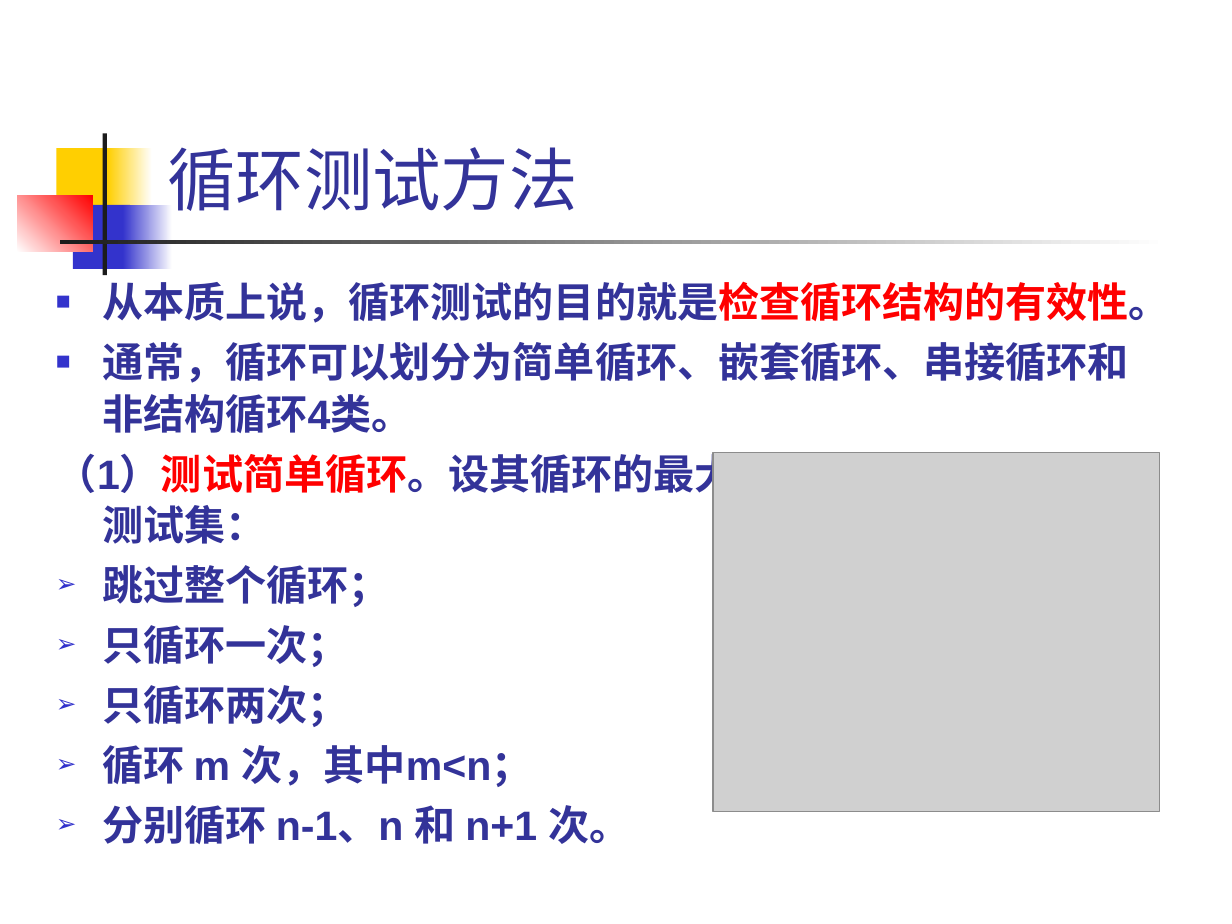
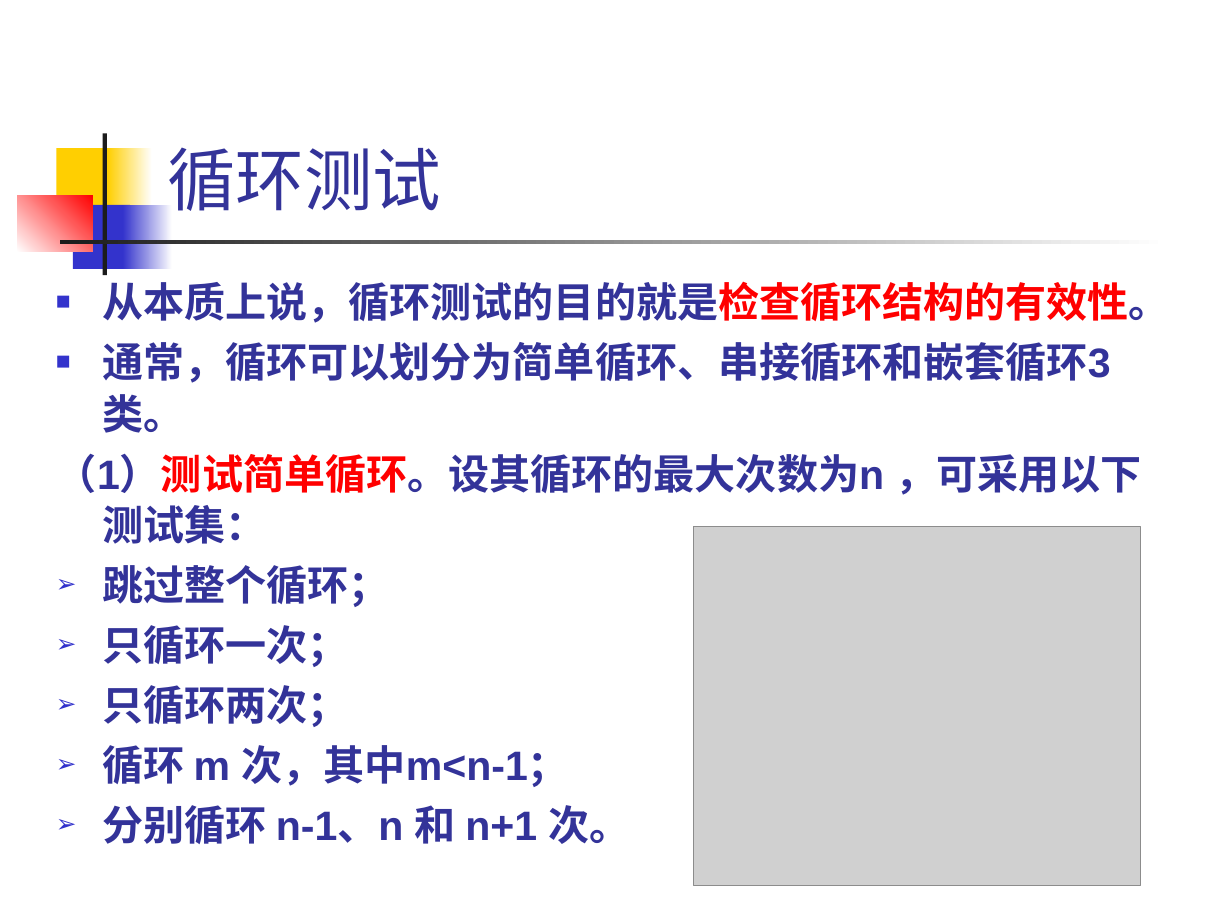
Before and after one commit to 1-518/Three-Kindoms, a slide deck: slide 38 of 白盒黑盒/白盒测试技术/白盒测试技术.pptx (slide 36 before the commit). Drawn at 1232x924 pixels with LibreOffice and Linux fonts; fonts in the diff are those of the drawing; grey boxes stand for pictures. Boxes give left, top, right and bottom in pixels: in the first picture for what was removed or moved away, otherwise in the second. Text is boxed around its words. In the diff, an @@ line names an element or a change of style, - is before the commit and + after.

```diff
--- a/白盒黑盒/白盒测试技术/白盒测试技术.pptx
+++ b/白盒黑盒/白盒测试技术/白盒测试技术.pptx
@@ title at bbox=[167, 147, 441, 211]: text changed @@
-循环测试方法
+循环测试
@@ text at bbox=[102, 342, 1110, 433]: text changed @@
-■ 通常，循环可以划分为简单循环、嵌套循环、串接循环和 非结构循环4类。
+■ 通常，循环可以划分为简单循环、串接循环和嵌套循环3类。
@@ picture: place and size @@
-picture at bbox=[713, 452, 1159, 811]
+picture at bbox=[694, 527, 1140, 886]
@@ text at bbox=[102, 745, 569, 787]: text changed @@
-➢ 循环 m 次，其中m<n；
+➢ 循环 m 次，其中m<n-1；
```
Also in this commit, not shown: 8 other slides changed, 2 slides added, 1 slide removed.
